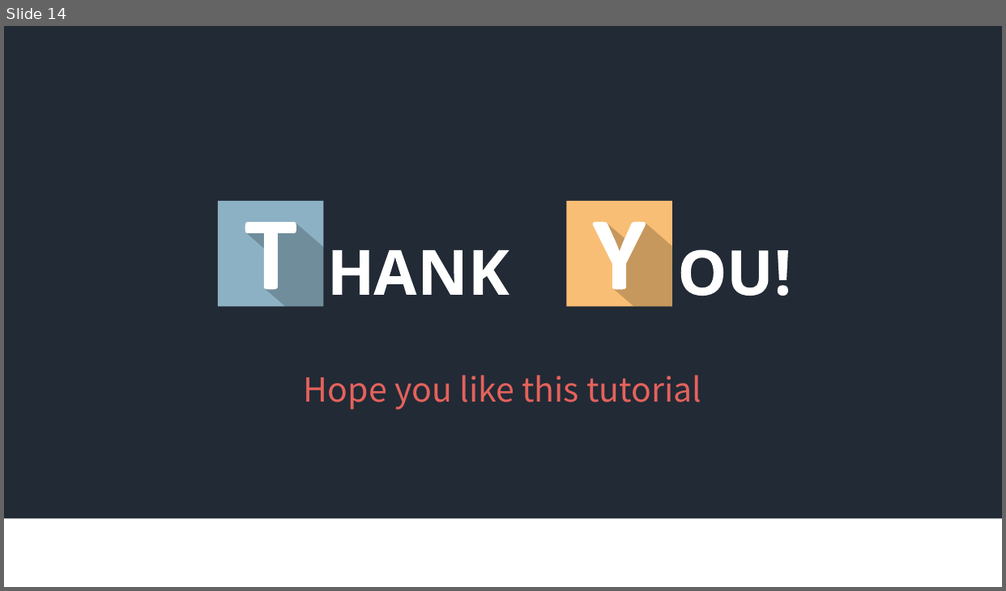
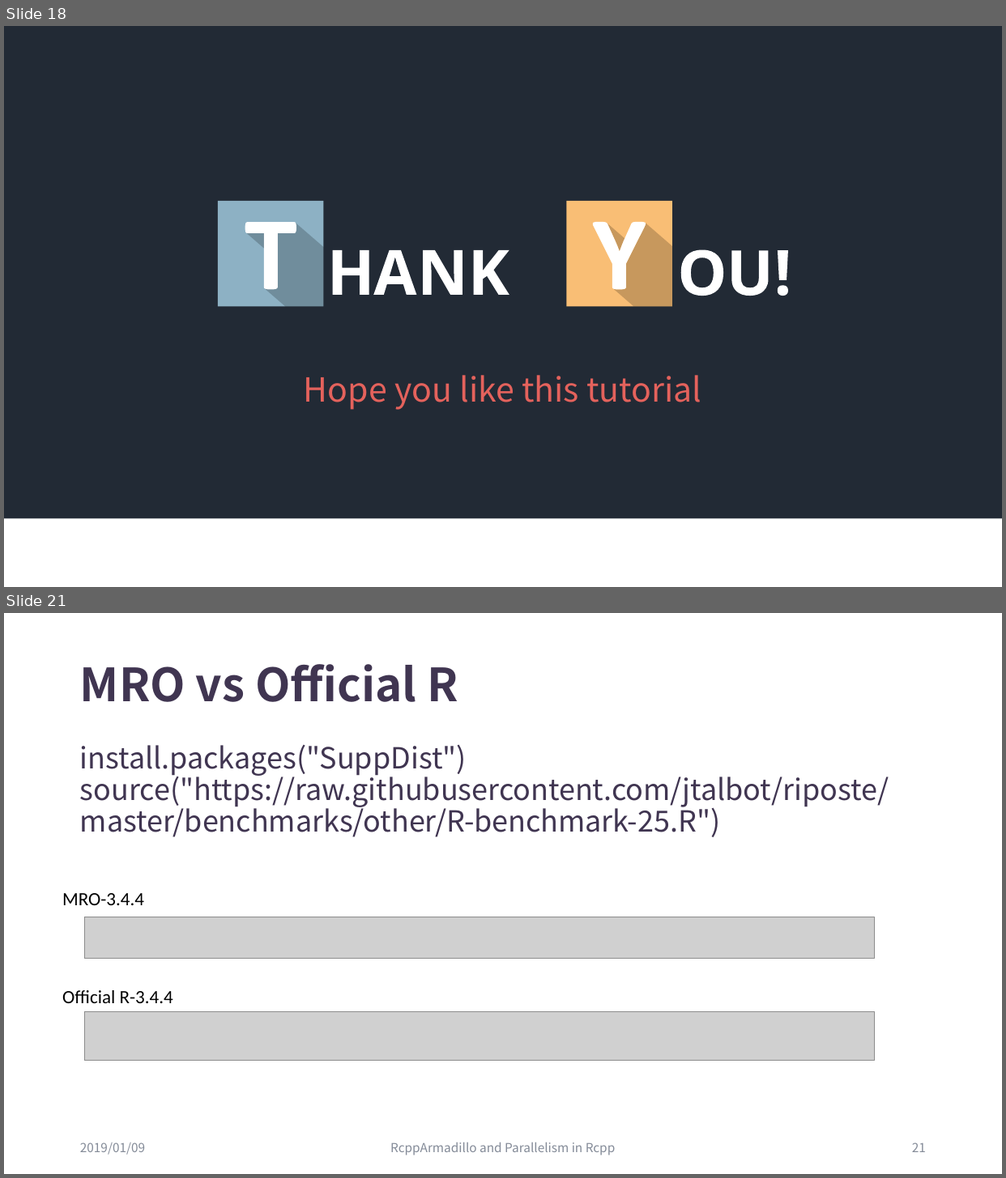
Before and after one commit to ChingChuan-Chen/Rcpp_RcppArmadillo_tutorial, a slide deck: leture_powerpoint_0109.pptx. Shown one above the other, each under a label of ours: slide 14 before the commit, slides 18 and 21 after it; the slides between them are not shown. The pictures are 1006x591 and 1006x1178 pixels, drawn with LibreOffice and Linux fonts; fonts in the diff are those of the drawing; grey boxes stand for pictures; background and template pictures are left out. Boxes give left, top, right and bottom in pixels: in the first picture for what was removed or moved away, otherwise in the second. Text is boxed around its words. In the diff, an @@ line names an element or a change of style, - is before the commit and + after.

Commit message:
first part of RcppArmadillo

```diff
--- a/leture_powerpoint_0109.pptx
+++ b/leture_powerpoint_0109.pptx
@@ slide 21 added at <box>4,613,1002,1174</box>, background #FFFFFF @@
@@ title added at <box>80,664,458,702</box>, 44 pt, text #403551, bold @@
+MRO vs Official R
@@ text added at <box>80,744,889,837</box>, 28 pt, text #403551 @@
+install.packages("SuppDist")
+source("https://raw.githubusercontent.com/jtalbot/riposte/master/benchmarks/other/R-benchmark-25.R")
@@ text added at <box>62,893,144,905</box>, 18 pt, text #000000 @@
+MRO-3.4.4
@@ picture added at <box>85,917,875,959</box> @@
@@ text added at <box>62,990,173,1003</box>, 18 pt, text #000000 @@
+Official R-3.4.4
@@ picture added at <box>85,1012,875,1061</box> @@
@@ text added at <box>80,1143,145,1155</box>, 12 pt, text #848B98 @@
+2019/01/09
@@ text added at <box>390,1143,616,1156</box>, 12 pt, text #848B98 @@
+RcppArmadillo and Parallelism in Rcpp
@@ page number added at <box>912,1143,926,1152</box>, 12 pt, text #848B98 @@
+21
@@ what was slide 14 is now slide 18 @@
```
Also in this commit, not shown: 14 slides changed, 6 other slides added, 4 other files.
